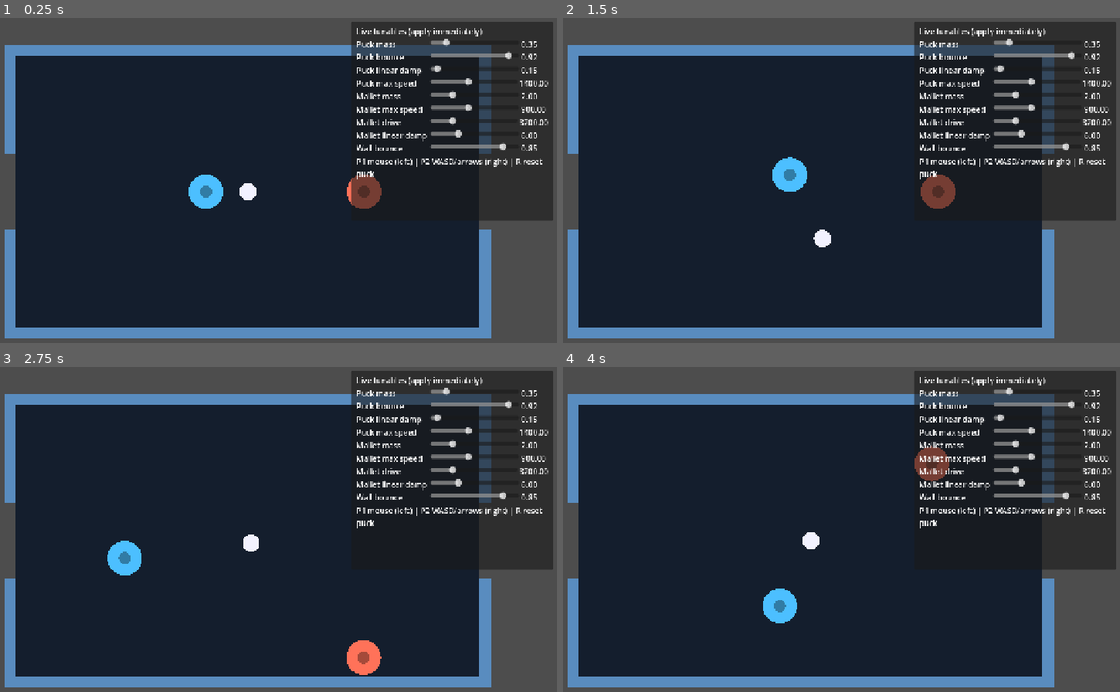
Above: before the commit, frames 1-4 (two rows, left to right).
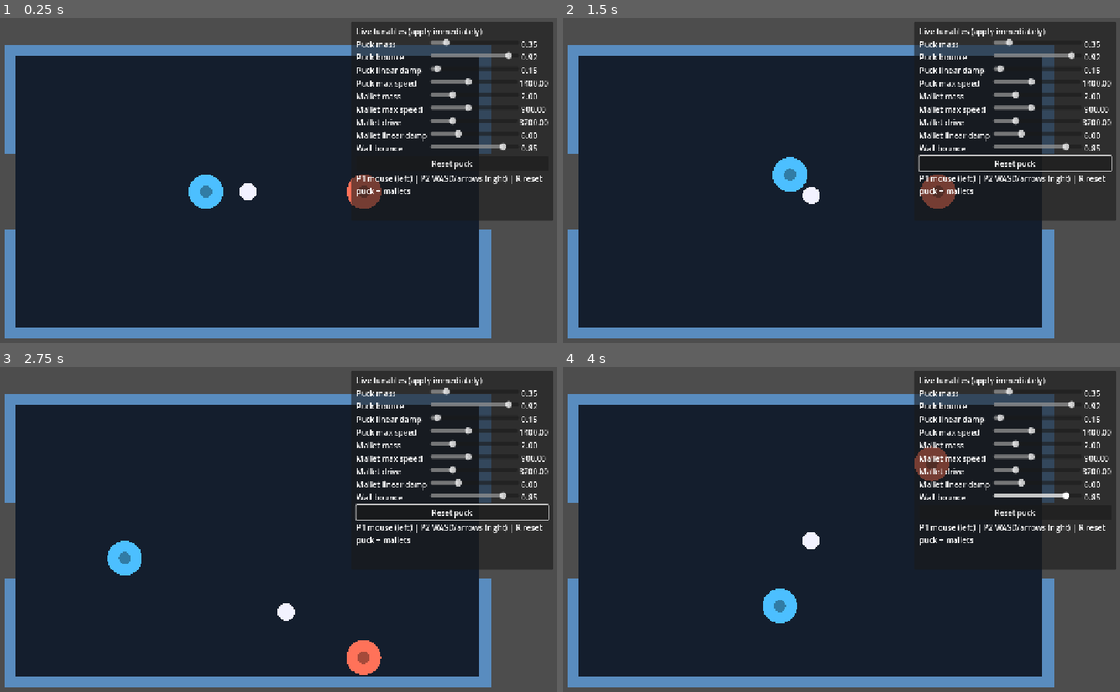
Above: after the commit, the same moments.

Repository: waigore/airhockey
Game: Godot game, scene res://scenes/main.tscn
The game is run twice, just before and just after one commit, with the same random seed, the same clock (stepped at 60 frames per second) and the same inputs.
Inputs (mouse positions are in pixels of both pictures, inside the frame that each line leads up to):
- Up to frame 1 (0.25 s): no input
- Up to frame 2 (1.5 s): click (1014, 164) at 0.5 s, where only the run after the commit has a clickable "Reset puck"; move the mouse to (947, 174) at 1.27 s; hold Right from 1.28 s (still down); tap R at 1.35 s
- Up to frame 3 (2.75 s): move the mouse to (122, 558) at 2.02 s; release Right at 2.03 s; hold Down from 2.03 s (still down); tap R at 2.1 s
- Up to frame 4 (4 s): move the mouse to (874, 464) at 2.77 s; release Down at 2.78 s; hold Right 2.78-3.53 s; tap R at 2.85, 3.6 s; move the mouse to (780, 610) at 3.52 s; hold Up from 3.53 s (still down)

The runs differ from the first frame. In frame 1, 0.8% of the frame differs, in the area x 64-98%, y 43-55%; in frame 2, 1.3%, in the area x 37-99%, y 42-71%; in frame 3, 1.3%; in frame 4, 1.0%.

Commit message:
Add Reset puck button to physics PoC panel.
Lets you recenter the puck from the debug UI without also snapping the mallets.

Co-authored-by: Cursor <cursoragent@cursor.com>

Diff:
--- a/pocs/physics-feel-live-tunables/scripts/main.gd
+++ b/pocs/physics-feel-live-tunables/scripts/main.gd
@@ -37,6 +37,7 @@
 	mallet_left.setup(tunables, TABLE)
 	mallet_right.setup(tunables, TABLE)
 	panel.setup(tunables)
+	panel.reset_puck_pressed.connect(_reset_puck)
 
 	_reset_positions()
 
@@ -45,6 +46,10 @@
 	if event is InputEventKey and event.pressed and not event.echo:
 		if event.keycode == KEY_R:
 			_reset_positions()
+
+
+func _reset_puck() -> void:
+	puck.reset_to(TABLE.get_center())
 
 
 func _reset_positions() -> void:
@@ -57,4 +62,4 @@
 func _process(_delta: float) -> void:
 	# Soft reclaim if puck leaves far through a goal
 	if not TABLE.grow(80.0).has_point(puck.global_position):
-		_reset_positions()
+		_reset_puck()
--- a/pocs/physics-feel-live-tunables/scripts/tunables_panel.gd
+++ b/pocs/physics-feel-live-tunables/scripts/tunables_panel.gd
@@ -1,6 +1,8 @@
 extends PanelContainer
 
 ## Debug UI: sliders that push into PoCTunables immediately.
+
+signal reset_puck_pressed
 
 var tunables: PoCTunables
 var _sliders: Dictionary = {} ## name -> HSlider
@@ -46,8 +48,13 @@
 
 	_add_slider(vbox, "wall_bounce", "Wall bounce", 0.0, 1.0, 0.01)
 
+	var reset_btn := Button.new()
+	reset_btn.text = "Reset puck"
+	reset_btn.pressed.connect(func() -> void: reset_puck_pressed.emit())
+	vbox.add_child(reset_btn)
+
 	var hint := Label.new()
-	hint.text = "P1 mouse (left) | P2 WASD/arrows (right) | R reset puck"
+	hint.text = "P1 mouse (left) | P2 WASD/arrows (right) | R reset puck + mallets"
 	hint.autowrap_mode = TextServer.AUTOWRAP_WORD_SMART
 	vbox.add_child(hint)
 
Not shown, changed: pocs/physics-feel-live-tunables/README.md
